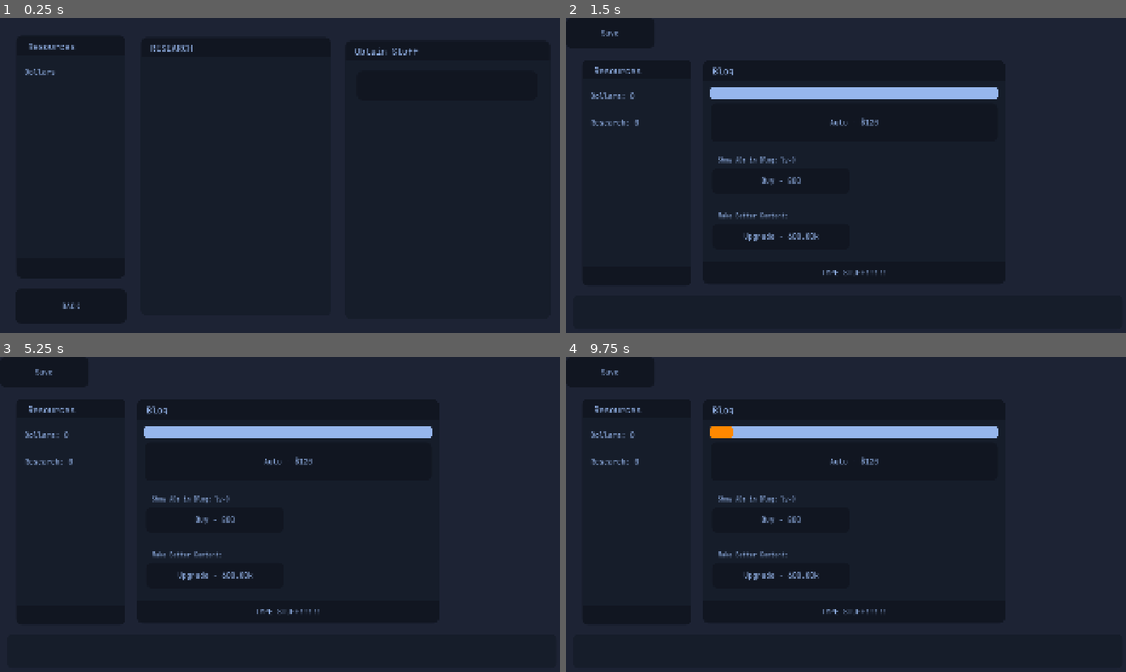
Above: before the commit, frames 1-4 (two rows, left to right).
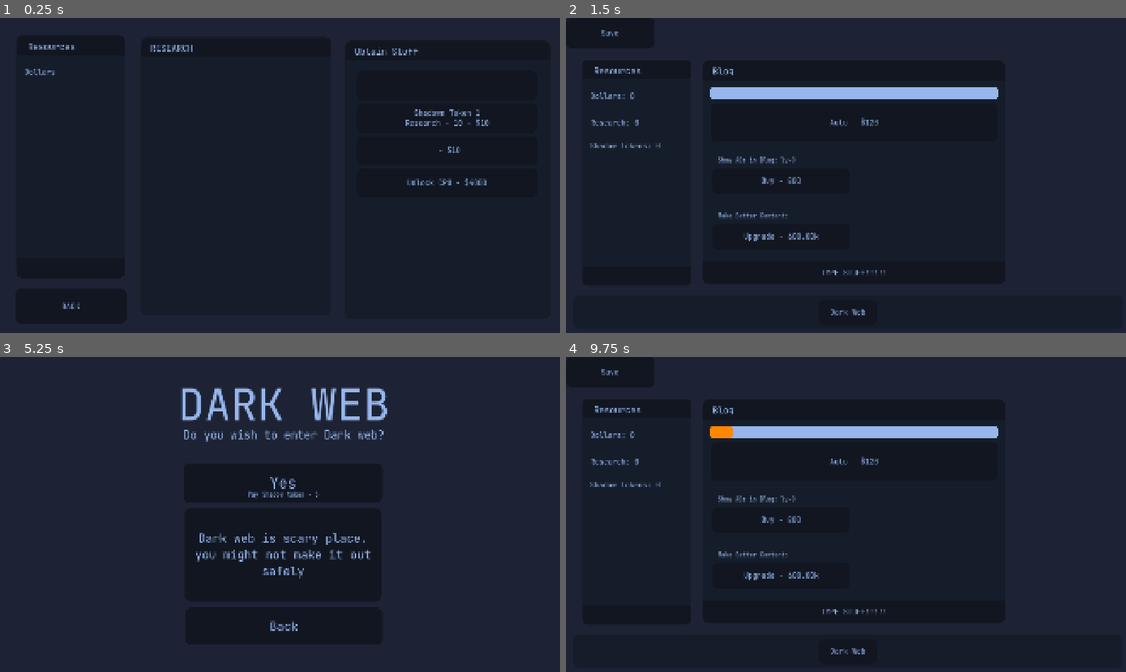
Above: after the commit, the same moments.

Repository: SH4D0W-D3V/SHADOW-NET
Game: Godot game, scene res://Scenes/Research.tscn
Same seed, same stepped clock (60 frames per second), same inputs: the game is played once before the commit and once after it. This scene is started directly instead of the project's main scene.
Inputs (mouse positions are in pixels of both pictures, inside the frame that each line leads up to):
- Up to frame 1 (0.25 s): no input
- Up to frame 2 (1.5 s): click (1014, 84) at 0.5 s; click "BACK" at 1.25 s
- Up to frame 3 (5.25 s): click "Auto - $120" at 2 s; click "Buy - 800" at 2.75 s; click "Upgrade - 600.00k" at 3.5 s; click "Save" at 4.25 s; click (280, 649) at 5 s, where only the run after the commit has a clickable "Dark Web"
- Up to frame 4 (9.75 s): click (734, 501) at 5.75 s, where only the run after the commit has a clickable "Load Site 1"; click (958, 501) at 6.5 s, where only the run after the commit has a clickable "Load Site 2"; click (1064, 640) at 7.25 s, where only the run after the commit has a clickable "Retun safely"; click (851, 483) at 8 s, where only the run after the commit has a clickable "Yes"; click (851, 624) at 8.75 s, where only the run after the commit has a clickable "Back"; click "TYPE STUFF!!!!!" at 9.5 s

The runs differ from the first frame. In frame 1, 0.4% of the frame differs, in the area x 72-88%, y 28-54%; in frame 2, 0.1%; in frame 3, 5.7%, in the area x 4-78%, y 3-87%; in frame 4, 0.1%.

Commit message:
Some updates

Diff:
--- /dev/null
+++ b/Scenes/DarkWeb.tscn
@@ -0,0 +1,225 @@
+[gd_scene format=3 uid="uid://dvtrcae0nbas3"]
+
+[ext_resource type="Script" uid="uid://bbqrtr3fjjur2" path="res://Scenes/dark_web.gd" id="1_02vsb"]
+[ext_resource type="Theme" uid="uid://bmje3ujv2wi4c" path="res://Themes/Labels.tres" id="2_65hmp"]
+[ext_resource type="Theme" uid="uid://selatpb4u8oh" path="res://Themes/Buttons.tres" id="3_13pis"]
+
+[sub_resource type="StyleBoxFlat" id="StyleBoxFlat_xof06"]
+bg_color = Color(0.11372549, 0.13725491, 0.20392157, 1)
+
+[sub_resource type="StyleBoxFlat" id="StyleBoxFlat_02vsb"]
+bg_color = Color(0.06666667, 0.08627451, 0.12941177, 1)
+corner_radius_top_left = 20
+corner_radius_top_right = 20
+corner_radius_bottom_right = 20
+corner_radius_bottom_left = 20
+
+[node name="DarkWeb" type="Control" unique_id=53284576]
+layout_mode = 3
+anchors_preset = 15
+anchor_right = 1.0
+anchor_bottom = 1.0
+grow_horizontal = 2
+grow_vertical = 2
+script = ExtResource("1_02vsb")
+
+[node name="Background" type="Panel" parent="." unique_id=1397535247]
+layout_mode = 1
+anchors_preset = 15
+anchor_right = 1.0
+anchor_bottom = 1.0
+grow_horizontal = 2
+grow_vertical = 2
+theme_override_styles/panel = SubResource("StyleBoxFlat_xof06")
+
+[node name="Gamba" type="Control" parent="." unique_id=426819041]
+layout_mode = 1
+anchors_preset = 15
+anchor_right = 1.0
+anchor_bottom = 1.0
+grow_horizontal = 2
+grow_vertical = 2
+
+[node name="Label" type="Label" parent="Gamba" unique_id=1368306716]
+layout_mode = 1
+anchors_preset = 5
+anchor_left = 0.5
+anchor_right = 0.5
+offset_left = -531.0
+offset_top = 69.0
+offset_right = 531.0
+offset_bottom = 109.0
+grow_horizontal = 2
+theme = ExtResource("2_65hmp")
+text = "Randomly visit one of the site and hope you dont get hacked"
+
+[node name="Site 1" type="Button" parent="Gamba" unique_id=337929913]
+layout_mode = 0
+offset_left = 275.0
+offset_top = 203.0
+offset_right = 857.0
+offset_bottom = 785.0
+theme = ExtResource("3_13pis")
+theme_override_font_sizes/font_size = 40
+text = "Site 1"
+
+[node name="Site 2" type="Button" parent="Gamba" unique_id=441957103]
+layout_mode = 0
+offset_left = 1050.0
+offset_top = 202.0
+offset_right = 1632.0
+offset_bottom = 784.0
+theme = ExtResource("3_13pis")
+theme_override_font_sizes/font_size = 40
+text = "Site 2"
+
+[node name="Return" type="Button" parent="Gamba" unique_id=1913597657]
+layout_mode = 1
+anchors_preset = 3
+anchor_left = 1.0
+anchor_top = 1.0
+anchor_right = 1.0
+anchor_bottom = 1.0
+offset_left = -367.0
+offset_top = -172.0
+offset_right = -72.0
+offset_bottom = -56.0
+grow_horizontal = 0
+grow_vertical = 0
+theme = ExtResource("3_13pis")
+text = "Retun safely"
+
+[node name="Status" type="Label" parent="Gamba" unique_id=360242122]
+layout_mode = 1
+anchors_preset = 2
+anchor_top = 1.0
+anchor_bottom = 1.0
+offset_left = 114.0
+offset_top = -246.0
+offset_right = 543.0
+offset_bottom = -26.0
+grow_vertical = 0
+theme = ExtResource("2_65hmp")
+text = "stats"
+
+[node name="Main menu" type="Control" parent="." unique_id=385322612]
+layout_mode = 1
+anchors_preset = 15
+anchor_right = 1.0
+anchor_bottom = 1.0
+grow_horizontal = 2
+grow_vertical = 2
+
+[node name="Background" type="Panel" parent="Main menu" unique_id=1968199346]
+layout_mode = 1
+anchors_preset = 15
+anchor_right = 1.0
+anchor_bottom = 1.0
+grow_horizontal = 2
+grow_vertical = 2
+theme_override_styles/panel = SubResource("StyleBoxFlat_xof06")
+
+[node name="Sub Title2" type="Label" parent="Main menu" unique_id=1155736069]
+layout_mode = 1
+anchors_preset = 5
+anchor_left = 0.5
+anchor_right = 0.5
+offset_left = -336.0
+offset_top = 240.0
+offset_right = 348.0
+offset_bottom = 291.0
+grow_horizontal = 2
+theme = ExtResource("2_65hmp")
+theme_override_font_sizes/font_size = 38
+text = "Do you wish to enter Dark web?"
+
+[node name="Sub Title" type="Label" parent="Main menu" unique_id=112693834]
+layout_mode = 1
+anchors_preset = 5
+anchor_left = 0.5
+anchor_right = 0.5
+offset_left = -354.0
+offset_top = 62.0
+offset_right = 366.0
+offset_bottom = 260.0
+grow_horizontal = 2
+theme = ExtResource("2_65hmp")
+theme_override_font_sizes/font_size = 150
+text = "DARK WEB"
+
+[node name="Yes" type="Button" parent="Main menu" unique_id=1074452871]
+layout_mode = 1
+anchors_preset = 8
+anchor_left = 0.5
+anchor_top = 0.5
+anchor_right = 0.5
+anchor_bottom = 0.5
+offset_left = -335.0
+offset_top = -178.0
+offset_right = 342.0
+offset_bottom = -45.0
+grow_horizontal = 2
+grow_vertical = 2
+theme = ExtResource("3_13pis")
+theme_override_font_sizes/font_size = 50
+text = "Yes"
+
+[node name="Label" type="Label" parent="Main menu/Yes" unique_id=28715298]
+layout_mode = 1
+anchors_preset = 7
+anchor_left = 0.5
+anchor_top = 1.0
+anchor_right = 0.5
+anchor_bottom = 1.0
+offset_left = -19.5
+offset_top = -37.0
+offset_right = 20.5
+offset_bottom = -14.0
+grow_horizontal = 2
+grow_vertical = 0
+theme = ExtResource("2_65hmp")
+theme_override_font_sizes/font_size = 20
+text = "Pay Shadow token - 5"
+
+[node name="Label" type="Label" parent="Main menu" unique_id=1643602585]
+layout_mode = 1
+anchors_preset = 8
+anchor_left = 0.5
+anchor_top = 0.5
+anchor_right = 0.5
+anchor_bottom = 0.5
+offset_left = -331.0
+offset_top = -26.5
+offset_right = 338.0
+offset_bottom = 290.0
+grow_horizontal = 2
+grow_vertical = 2
+theme = ExtResource("2_65hmp")
+theme_override_font_sizes/font_size = 40
+theme_override_styles/normal = SubResource("StyleBoxFlat_02vsb")
+text = "Dark web is scary place. you might not make it out safely"
+horizontal_alignment = 1
+vertical_alignment = 1
+autowrap_mode = 3
+
+[node name="Back" type="Button" parent="." unique_id=2092504949]
+layout_mode = 1
+anchors_preset = 8
+anchor_left = 0.5
+anchor_top = 0.5
+anchor_right = 0.5
+anchor_bottom = 0.5
+offset_left = -329.0
+offset_top = 312.0
+offset_right = 342.0
+offset_bottom = 438.0
+grow_horizontal = 2
+grow_vertical = 2
+theme = ExtResource("3_13pis")
+theme_override_font_sizes/font_size = 40
+text = "Back"
+
+[connection signal="pressed" from="Gamba/Site 1" to="." method="_on_site_1_pressed"]
+[connection signal="pressed" from="Gamba/Site 2" to="." method="_on_site_2_pressed"]
+[connection signal="pressed" from="Main menu/Yes" to="." method="_on_yes_pressed"]
+[connection signal="pressed" from="Back" to="." method="_on_back_pressed"]
--- a/Scenes/Research.tscn
+++ b/Scenes/Research.tscn
@@ -158,6 +158,7 @@
 size_flags_horizontal = 3
 size_flags_vertical = 3
 theme = ExtResource("3_kiqp1")
+theme_override_constants/separation = 10
 
 [node name="Button" type="Button" parent="Research/Scroll/VBox" unique_id=1786655272]
 custom_minimum_size = Vector2(0, 100)
@@ -222,6 +223,8 @@
 layout_mode = 2
 size_flags_horizontal = 3
 size_flags_vertical = 3
+theme = ExtResource("3_kiqp1")
+theme_override_constants/separation = 10
 
 [node name="Button" type="Button" parent="Purchase/Scroll/VBox" unique_id=2091263870]
 custom_minimum_size = Vector2(0, 100)
--- a/Scenes/cpu.tscn
+++ b/Scenes/cpu.tscn
@@ -426,6 +426,7 @@
 offset_top = 733.0
 offset_right = 972.0
 offset_bottom = 834.0
+theme = ExtResource("3_8rmcc")
 text = "Back"
 
 [connection signal="pressed" from="Container/upgrade" to="." method="_on_upgrade_pressed"]
--- /dev/null
+++ b/Scenes/dark_web.gd
@@ -0,0 +1,52 @@
+extends Control
+
+var level: int = 1
+
+func get_current_chance() -> float:
+	return 0.9 * pow(0.9, level - 1)
+
+func _ready():
+	reset_site_buttons()
+
+func _on_back_pressed() -> void:
+	get_tree().change_scene_to_file("res://Scenes/home_screen.tscn")
+
+func _on_yes_pressed() -> void:
+	if Global.ShadowToken >= 1:
+		Global.ShadowToken -= 1
+		$"Main menu".hide()
+
+func rand(site: int) -> void:
+	set_buttons_disabled(true)
+	var success_chance = get_current_chance()
+	if randf() <= success_chance:
+		level += 1
+		var next_chance = get_current_chance()
+		$Gamba/Status.text = "Level: %d\nChance: %d%%" % [level, int(next_chance * 100)]
+		$"Gamba/Site 1".text = "Successful browsing" if site == 1 else "-"
+		$"Gamba/Site 2".text = "Successful browsing" if site == 2 else "-"
+		await get_tree().create_timer(1.5).timeout
+		reset_site_buttons()
+	else:
+		$"Gamba/Site 1".text = "Hacked!"
+		$"Gamba/Site 2".text = "Hacked!"
+		Global.Dollars = 0
+		Global.save_game()
+
+		await get_tree().create_timer(1.5).timeout
+		get_tree().change_scene_to_file("res://Scenes/home_screen.tscn")
+
+func reset_site_buttons():
+	$"Gamba/Site 1".text = "Load Site 1"
+	$"Gamba/Site 2".text = "Load Site 2"
+	set_buttons_disabled(false)
+
+func set_buttons_disabled(is_disabled: bool):
+	$"Gamba/Site 1".disabled = is_disabled
+	$"Gamba/Site 2".disabled = is_disabled
+
+func _on_site_1_pressed() -> void:
+	rand(1)
+
+func _on_site_2_pressed() -> void:
+	rand(2)
--- a/Scenes/home_screen.tscn
+++ b/Scenes/home_screen.tscn
@@ -149,6 +149,23 @@
 theme_override_fonts/font = ExtResource("2_d6d8u")
 theme_override_font_sizes/font_size = 25
 text = "Research"
+vertical_alignment = 1
+
+[node name="ShadowToken" type="Label" parent="ResourcePanel" unique_id=1664144805]
+layout_mode = 1
+anchors_preset = -1
+anchor_left = 0.075
+anchor_top = 0.342
+anchor_right = 0.634
+anchor_bottom = 0.42100003
+offset_left = -1.9000015
+offset_top = 0.34399414
+offset_right = 0.1519928
+offset_bottom = -0.32803345
+theme_override_colors/font_color = Color(0.5882353, 0.7137255, 0.9254902, 1)
+theme_override_fonts/font = ExtResource("2_d6d8u")
+theme_override_font_sizes/font_size = 25
+text = "Shadow Tokens:"
 vertical_alignment = 1
 
 [node name="Blog" type="Control" parent="." unique_id=2076860248]
@@ -406,6 +423,13 @@
 text = "Research
 "
 
+[node name="DarkWeb" type="Button" parent="Navigation/HBox" unique_id=1231213384]
+custom_minimum_size = Vector2(200, 0)
+layout_mode = 2
+theme = ExtResource("3_db1cy")
+text = "Dark Web
+"
+
 [connection signal="pressed" from="Blog/type" to="." method="_on_type_pressed"]
 [connection signal="pressed" from="Blog/AutoCont/Auto" to="." method="_on_auto_pressed"]
 [connection signal="pressed" from="Blog/AutoCont/Upgrade" to="." method="_on_upgrade_pressed"]
@@ -414,3 +438,4 @@
 [connection signal="pressed" from="Save" to="." method="_on_save_pressed"]
 [connection signal="pressed" from="Navigation/HBox/cpu" to="." method="_on_cpu_pressed"]
 [connection signal="pressed" from="Navigation/HBox/Research" to="." method="_on_research_pressed"]
+[connection signal="pressed" from="Navigation/HBox/DarkWeb" to="." method="_on_dark_web_pressed"]
--- a/Scenes/research.gd
+++ b/Scenes/research.gd
@@ -16,9 +16,15 @@
 	}
 ]
 
+var shop_data = {
+	"ShadowToken": {"text": "Shadown Token 1\nResearch - 10", "cost": 10, "currency": "research"},
+	"research_kit": {"text": "", "cost": 10, "currency": "research"},
+	"unlock_cpu": {"text": "Unlock CPU", "cost": 4000, "currency": "dollars"}
+}
 #---- Ready ----
 func _ready() -> void:
 	refresh_shop()
+	create_shop()
 
 #---- Other functions ----
 func refresh_shop():
@@ -36,7 +42,6 @@
 	btn.custom_minimum_size = Vector2(0,100)
 	btn.pressed.connect(_on_button_pressed.bind(data["id"], data["cost"]))
 	$Research/Scroll/VBox.add_child(btn)
-
 
 func _on_button_pressed(item_id: String, cost: int):
 	if Global.Research_points >= cost:
@@ -58,3 +63,38 @@
 func _on_back_pressed() -> void:
 	Global.save_game()
 	get_tree().change_scene_to_file("res://Scenes/home_screen.tscn")
+
+func _on_shop_item_purchased(item_id: String):
+	var item = shop_data[item_id]
+	var cost = item["cost"]
+	var type = item["currency"]
+	var can_afford = false
+	match type:
+		"dollars":
+			if Global.Dollars >= cost: can_afford = true
+		"research":
+			if Global.Research_points >= cost: can_afford = true
+	if can_afford:
+		match type:
+			"dollars": Global.Dollars -= cost
+			"research":
+				Global.Research_points -= cost
+				print("res")
+		match item_id:
+			"ShadowToken":
+				Global.ShadowToken += 1
+			"research_kit":
+				print("hi")
+			"unlock_cpu":
+				Global.Cpu = true
+	else:
+		print("Insufficient " + type + "!")
+
+func create_shop():
+	for item_id in shop_data:
+		var data = shop_data[item_id]
+		var btn = Button.new()
+		btn.text = data["text"] + " - $" + str(data["cost"])
+		btn.custom_minimum_size = Vector2(0, 100)
+		btn.pressed.connect(_on_shop_item_purchased.bind(item_id))
+		$Purchase/Scroll/VBox.add_child(btn)
--- /dev/null
+++ b/Themes/Labels.tres
@@ -0,0 +1,8 @@
+[gd_resource type="Theme" format=3 uid="uid://bmje3ujv2wi4c"]
+
+[ext_resource type="FontFile" uid="uid://bg1bb3slcxa8n" path="res://res/JetBrainsMono-VariableFont_wght.ttf" id="1_su73o"]
+
+[resource]
+Label/colors/font_color = Color(0.5882353, 0.7137255, 0.9254902, 1)
+Label/font_sizes/font_size = 30
+Label/fonts/font = ExtResource("1_su73o")
--- a/scripts/Global.gd
+++ b/scripts/Global.gd
@@ -2,8 +2,8 @@
 
 #----Base_Data----
 #Resources
-var Dollars = 0
-var reset_mode = false
+var Dollars: float = 0
+var reset_mode:bool = false
 var save_timer: Timer
 #blog
 var blog_bytes: int = 0
@@ -11,22 +11,24 @@
 var blog_level: int = 0
 var Auto_type_level: int = 0
 var blog_type: int = 0
-const blog_dat = [100, 10000, 10000000, 1000000000, 10000000000, 100000000000 ]
-const blog_cost = [100, 160000, 160000000, 160000000000, 16000000000000]
-const  blog_purchase = [600000, 4000000000, 2000000000000, 1000000000000000]
+const blog_dat:Array = [100, 10000, 10000000, 1000000000, 10000000000, 100000000000 ]
+const blog_cost:Array = [100, 160000, 160000000, 160000000000, 16000000000000]
+const  blog_purchase:Array = [600000, 4000000000, 2000000000000, 1000000000000000]
 #CPU
 var Cpu: bool = false
 var Selected
-var level = 0
+var level:int = 0
 var Cpu_states: Array = [false, false]
-var ClockCycles = 128 * pow(2, level)
-var Cpu_Dollar = 0
+var ClockCycles:float = 128 * pow(2, level)
+var Cpu_Dollar:int = 0
 var Cpu_Research_lv:int = 0
 var Cpu_cores:int  = 0
 #Research
 var Research: bool = false
 var Research_points:float = 0
 var purchased_ids: Array = []
+#Dark web
+var ShadowToken: int = 0
 
 #----SetUp On Play----
 func _ready() -> void:
@@ -57,6 +59,8 @@
 		"Research": Research,
 		"Research_points": Research_points,
 		"purchased_ids": purchased_ids,
+		#DarkWeb
+		"ShadowToken": ShadowToken,
 	}
 	var file = FileAccess.open("user://savegame.json", FileAccess.WRITE)
 	file.store_string(JSON.stringify(save_data))
@@ -90,6 +94,8 @@
 	Research = data["Research"]
 	Research_points = data["Research_points"]
 	purchased_ids = data["purchased_ids"]
+	#Dark Web
+	ShadowToken = data["ShadowToken"]
 
 func clear_save():
 	if FileAccess.file_exists("user://savegame.json"):
--- a/scripts/cpu.gd
+++ b/scripts/cpu.gd
@@ -8,15 +8,9 @@
 	update_all_txt()
 	for checkbox in get_tree().get_nodes_in_group("Checkbox"):
 		checkbox.toggled.connect(_update_label)
-		_update_label(false) # set initial value
-	if Global.Research == true:
-		$ResourcesCard/card2.show()
-	else:
-		$ResourcesCard/card2.hide()
-	if Global.Cpu_cores > 0:
-		$"Container/Add core".show()
-	else:
-		$"Container/Add core".hide()
+		_update_label(false)
+		$ResourcesCard/card2.visible = Global.Research
+		$"Container/Add core".visible = Global.Cpu_cores > 0
 
 func _on_back_pressed() -> void:
 	get_tree().change_scene_to_file("res://Scenes/home_screen.tscn")
@@ -46,8 +40,7 @@
 
 #---- CPU stats ----
 func _on_upgrade_pressed() -> void:
-	if Global.Dollars > 30720 * pow(4, Global.level):
-		Global.Dollars -= 30720 * pow(4, Global.level)
+	if util.buy(30720 * pow(4, Global.level)):
 		Global.level += 1
 		Global.ClockCycles = 128 * pow(2, Global.level)
 		upd_a_cc()
@@ -83,13 +76,11 @@
 	upd_a_cc()
 
 func _on_upgrade_1_pressed() -> void:
-	if Global.Dollars >= 26000 * pow(10, Global.Cpu_Dollar):
-		Global.Dollars -= 26000 * pow(10, Global.Cpu_Dollar)
+	if util.buy(26000 * pow(10, Global.Cpu_Dollar)):
 		Global.Cpu_Dollar += 1
 		update_all_txt()
 
 func _on_upgrade_2_pressed() -> void:
-	if Global.Dollars >= 1700000 * pow(10, Global.Cpu_Research_lv):
-		Global.Dollars -= 1700000 * pow(10, Global.Cpu_Research_lv)
+	if util.buy(1700000 * pow(10, Global.Cpu_Research_lv)):
 		Global.Cpu_Research_lv += 1
 		update_all_txt()
--- a/scripts/func.gd
+++ b/scripts/func.gd
@@ -62,3 +62,10 @@
 	var c2 = suffix.unicode_at(1) - 97
 	var exponent = 15 + ((c1 * 26) + c2) * 3
 	return pow(10, exponent)
+
+func buy(cost: float) -> bool:
+	if Global.Dollars >= cost:
+		Global.Dollars -= cost
+		return true
+	else:
+		return false
--- a/scripts/home_screen.gd
+++ b/scripts/home_screen.gd
@@ -1,12 +1,14 @@
 extends Control
+
+#---- Var ----
+
 
 #---- Basic Process ----
 func _ready():
-	$Blog/AutoCont/Upgrade.hide()
-	$Blog/AutoCont/Auto.show()
-	if Global.Auto_type == true:
-		$Blog/AutoCont/Upgrade.show()
-		$Blog/AutoCont/Auto.hide()
+	$Blog/AutoCont/Upgrade.visible = Global.Auto_type
+	$Blog/AutoCont/Auto.visible = !Global.Auto_type
+	$ResourcePanel/ShadowToken.text = "Shadow Tokens: " + util.for_num(Global.ShadowToken)
+	Global.save_game()
 	Nav_btn_setup()
 	Update_all_txt()
 
@@ -47,33 +49,29 @@
 
 #main Auto mode unlock button
 func _on_auto_pressed() -> void:
-	if Global.Dollars >=120:
+	if util.buy(120):
 		Global.Auto_type = true
 		$Blog/AutoCont/Upgrade.show()
 		$Blog/AutoCont/Auto.hide()
 		Update_all_txt()
-		Global.Dollars -= 120
 
 # upgrade Automode
 func _on_upgrade_pressed() -> void:
-	if Global.Dollars >= 480 * pow(2, Global.Auto_type_level - 1):
-		Global.Dollars -= 480 * pow(2, Global.Auto_type_level - 1)
+	if util.buy(480 * pow(2, Global.Auto_type_level - 1)):
 		Global.Auto_type_level += 1
 		Update_all_txt()
 		Nav_btn_setup()
 
 #Upgrade ads
 func _on_buy_ads_pressed() -> void:
-	if Global.Dollars >= 800 * pow(2, Global.blog_level):
-		Global.Dollars -= 800 * pow(2, Global.blog_level)
+	if util.buy(800 * pow(2, Global.blog_level)):
 		Global.blog_level += 1
 		Update_all_txt()
 
 #upgrade blog content
 func _on_upgrade_2_pressed() -> void:
 	if Global.blog_type < 4:
-		if Global.Dollars >= Global.blog_purchase[Global.blog_type]:
-			Global.Dollars -= Global.blog_purchase[Global.blog_type]
+		if util.buy(Global.blog_purchase[Global.blog_type]):
 			Global.blog_type += 1
 			Update_all_txt()
 
@@ -109,3 +107,6 @@
 			Global.Research = true
 	else :
 		get_tree().change_scene_to_file("res://Scenes/Research.tscn")
+
+func _on_dark_web_pressed() -> void:
+	get_tree().change_scene_to_file("res://Scenes/DarkWeb.tscn")
Not shown, added: Scenes/dark_web.gd.uid
